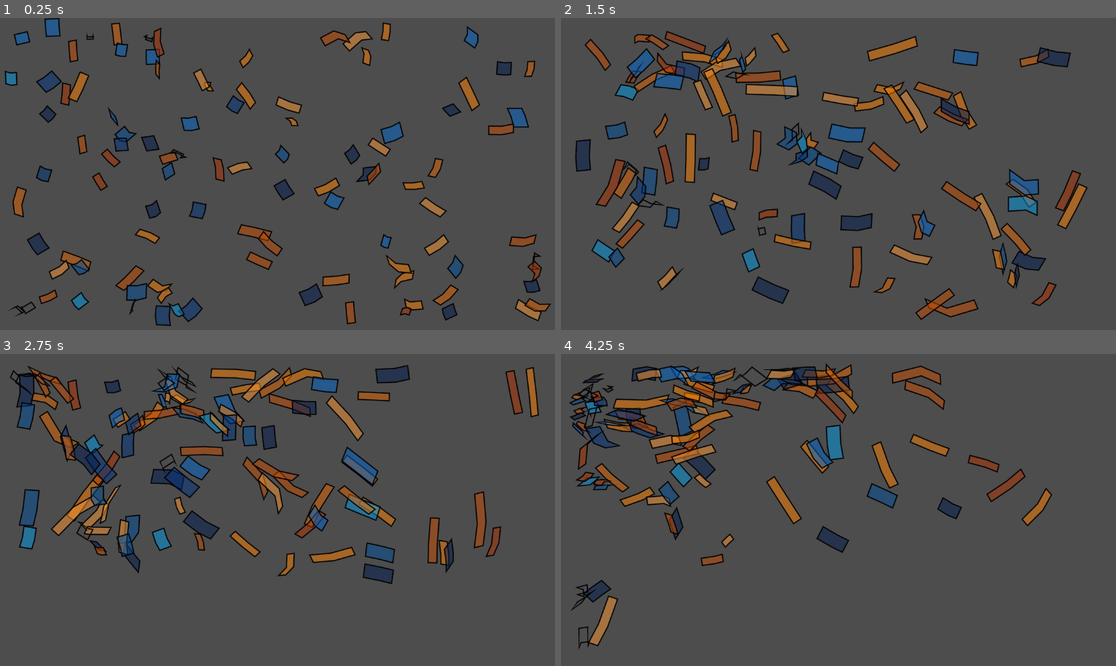
Above: before the commit, frames 1-4 (two rows, left to right).
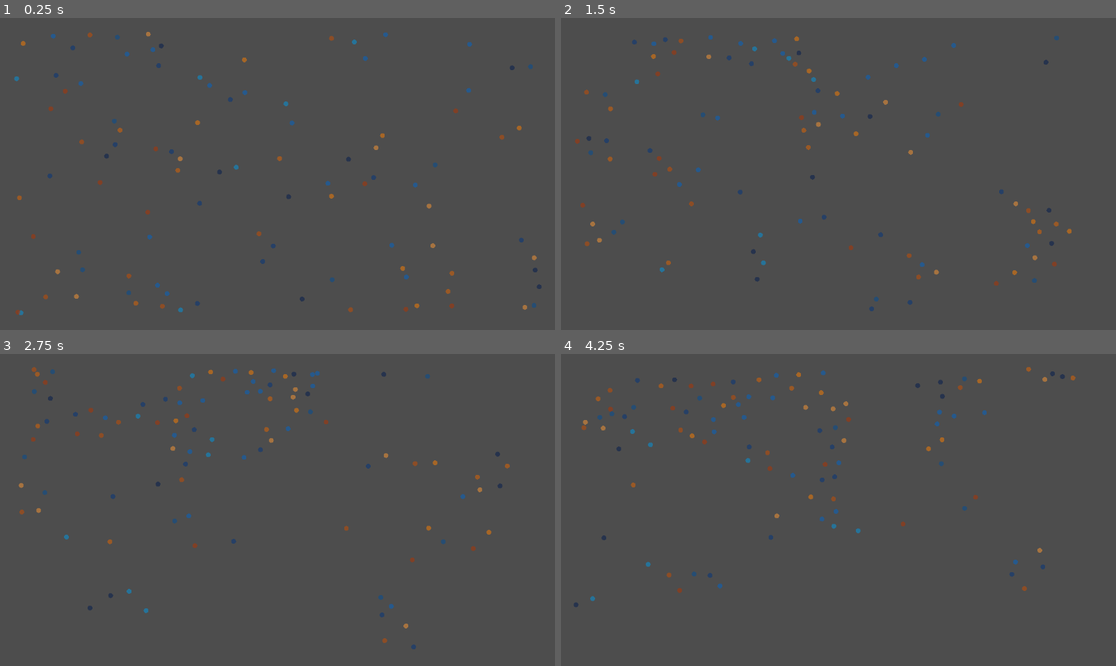
Above: after the commit, the same moments.

Repository: joesobo/EcoSystem
Game: Godot game, scene res://scenes/multiFish.tscn
The game is run twice, just before and just after one commit, with the same random seed, the same clock (stepped at 60 frames per second) and the same inputs.
Inputs:
- Up to frame 1 (0.25 s): no input
- Up to frame 2 (1.5 s): no input
- Up to frame 3 (2.75 s): no input
- Up to frame 4 (4.25 s): no input

The runs differ from the first frame. In frame 1, 11% of the frame differs, in the area x 0-100%, y 0-99%; in frame 2, 17%, in the area x 2-95%, y 4-97%; in frame 3, 15%; in frame 4, 12%.

Commit message:
it work

Diff:
--- a/scenes/blueFish.tscn
+++ b/scenes/fish.tscn
@@ -15,9 +15,6 @@
 gravity_scale = 0.0
 lock_rotation = true
 script = ExtResource("1_avtcq")
-maxSize = 15
-minSize = 10
-color_palette = [Color(0, 0.4, 0.8, 1), Color(0, 0.6, 0.9, 1), Color(0, 0.3, 0.6, 1), Color(0, 0.2, 0.5, 1), Color(0, 0.1, 0.3, 1)]
 
 [node name="CollisionShape2D" type="CollisionShape2D" parent="RigidBody2D"]
 visible = false
--- a/scenes/multiFish.tscn
+++ b/scenes/multiFish.tscn
@@ -1,9 +1,8 @@
-[gd_scene load_steps=4 format=3 uid="uid://m3l74tktju12"]
+[gd_scene load_steps=3 format=3 uid="uid://m3l74tktju12"]
 
 [ext_resource type="Script" path="res://scripts/FishManager.gd" id="1_qq4p2"]
-[ext_resource type="PackedScene" uid="uid://dahto7bhai8pl" path="res://scenes/blueFish.tscn" id="2_ik153"]
-[ext_resource type="PackedScene" uid="uid://bsa2i7a4mvxxs" path="res://scenes/orangeFish.tscn" id="3_1eb38"]
+[ext_resource type="PackedScene" uid="uid://dahto7bhai8pl" path="res://scenes/fish.tscn" id="2_cssk5"]
 
 [node name="FishManager" type="Node2D"]
 script = ExtResource("1_qq4p2")
-fishScenes = Array[PackedScene]([ExtResource("2_ik153"), ExtResource("3_1eb38")])
+fishScenes = Array[PackedScene]([ExtResource("2_cssk5")])
--- a/scenes/orangeFish.tscn
+++ /dev/null
@@ -1,38 +0,0 @@
-[gd_scene load_steps=5 format=3 uid="uid://bsa2i7a4mvxxs"]
-
-[ext_resource type="Script" path="res://scripts/Boid.gd" id="1_1pwlb"]
-
-[sub_resource type="RectangleShape2D" id="RectangleShape2D_k5teq"]
-size = Vector2(1, 1)
-
-[sub_resource type="CanvasTexture" id="CanvasTexture_huqkc"]
-
-[sub_resource type="CircleShape2D" id="CircleShape2D_k81i3"]
-
-[node name="Fish" type="Node2D"]
-
-[node name="RigidBody2D" type="RigidBody2D" parent="."]
-gravity_scale = 0.0
-lock_rotation = true
-script = ExtResource("1_1pwlb")
-maxSpeed = 300
-color_palette = [Color(1, 0.5, 0, 1), Color(1, 0.6, 0.2, 1), Color(0.9, 0.4, 0, 1), Color(0.8, 0.3, 0, 1), Color(0.7, 0.2, 0, 1)]
-type = "Orange"
-
-[node name="CollisionShape2D" type="CollisionShape2D" parent="RigidBody2D"]
-visible = false
-position = Vector2(5, 5)
-scale = Vector2(10, 10)
-shape = SubResource("RectangleShape2D_k5teq")
-
-[node name="Sprite2D" type="Sprite2D" parent="RigidBody2D"]
-visible = false
-position = Vector2(5, 5)
-scale = Vector2(10, 10)
-texture = SubResource("CanvasTexture_huqkc")
-
-[node name="Area2D" type="Area2D" parent="RigidBody2D"]
-position = Vector2(5, 5)
-
-[node name="CollisionShape2D" type="CollisionShape2D" parent="RigidBody2D/Area2D"]
-shape = SubResource("CircleShape2D_k81i3")
--- a/scripts/Boid.gd
+++ b/scripts/Boid.gd
@@ -30,11 +30,6 @@
 ]
 @export var type = 'Blue'
 
-var tail_positions: Array = []
-var max_tail_length = 12
-var frame_count = 0
-var frame_skip = 2
-
 var flock = []
 
 var viewport_rect
@@ -64,73 +59,10 @@
 	return points
 
 func _draw():
-	var velocityMagnitude = velocity.length()
-	var size = minSize + ((maxSize - minSize) * (velocityMagnitude / maxSpeed))
-
-	var convex_offset = size + (size / 10)
-	var concave_offset = size - (size / 10)
-	var debug_point_radius = 3.0
+	var debug_point_radius = 5.0
 	var debug_point_color = Color.WHITE
 	debug_point_color.a = 0.5
-
-	# Draw the tail
-	for i in range(tail_positions.size() - 1):
-		var start = tail_positions[i] - global_position
-		var end = tail_positions[i + 1] - global_position
-		# draw_circle(start, debug_point_radius, debug_point_color)
-
-	# Calculate front and back offsets based on velocity
-	var velocity_norm = velocity.normalized()
-	var front_offsets = [velocity_norm.rotated(deg_to_rad(90)) * size, velocity_norm.rotated(deg_to_rad(-90)) * size]
-	var back_offsets = [-velocity_norm.rotated(deg_to_rad(90)) * size, -velocity_norm.rotated(deg_to_rad(-90)) * size]
-
-	# Draw front points
-	var front_points = []
-	for offset in front_offsets:
-		var front_point = offset
-		front_points.append(front_point)
-
-	# Draw back points, based on the last tail_position if available
-	var back_points = []
-	if tail_positions.size() > 0:
-		var last_tail_position = tail_positions[tail_positions.size() - 1] - global_position
-		for offset in back_offsets:
-			var back_point = last_tail_position + offset
-			back_points.append(back_point)
-
-	# Calculate middle points based on the middle tail position
-	var middle_points = []
-	if tail_positions.size() > 2:
-		var mid_tail_position = tail_positions[tail_positions.size() / 2] - global_position
-		var turning_right = global_position.x > tail_positions[tail_positions.size() - 1].x
-
-		var left_offset_magnitude = convex_offset if turning_right else concave_offset
-		var right_offset_magnitude = concave_offset if turning_right else convex_offset
-
-		var mid_offsets = [
-			velocity_norm.rotated(deg_to_rad(90)) * left_offset_magnitude,
-			-velocity_norm.rotated(deg_to_rad(90)) * right_offset_magnitude
-		]
-
-		for offset in mid_offsets:
-			var middle_point = mid_tail_position + offset
-			middle_points.append(middle_point)
-
-		# Store the points
-	var polygon_points = []
-
-	if tail_positions.size() > 2:
-		polygon_points.append(front_points[0])
-		polygon_points.append(middle_points[0])
-		polygon_points.append(back_points[1])
-		polygon_points.append(back_points[0])
-		polygon_points.append(middle_points[1])
-		polygon_points.append(front_points[1])
-		polygon_points.append(front_points[0])
-
-		# Draw filled polygon
-		draw_colored_polygon(polygon_points, debug_point_color)
-		draw_polyline(polygon_points, Color.BLACK, 1, true)
+	draw_circle(Vector2.ZERO, debug_point_radius, debug_point_color)
 
 func _on_Area2D_area_entered(area):
 	if area != self and area not in flock:
@@ -164,13 +96,6 @@
 	velocity = velocity.normalized() * min(velocity.length(), speed)
 
 	set_linear_velocity(velocity)
-
-	# Update tail positions only every `frame_skip` frames
-	frame_count += 1
-	if frame_count % frame_skip == 0:
-		tail_positions.insert(0, global_position)
-		if tail_positions.size() > max_tail_length:
-			tail_positions.pop_back()
 
 	queue_redraw()
 
--- a/scripts/FishManager.gd
+++ b/scripts/FishManager.gd
@@ -7,6 +7,7 @@
 
 func _ready():
 	viewport_rect = get_viewport_rect()
+	print(viewport_rect.size)
 
 	for i in range(fishCount):
 		spawn_fish()
